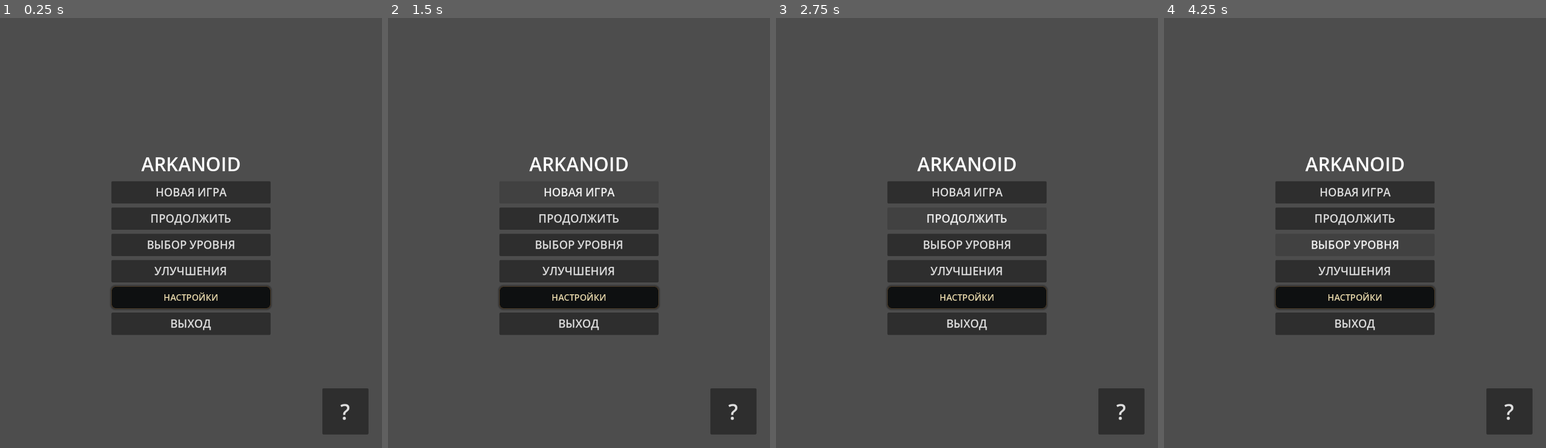
Above: before the commit, frames 1-4 (left to right).
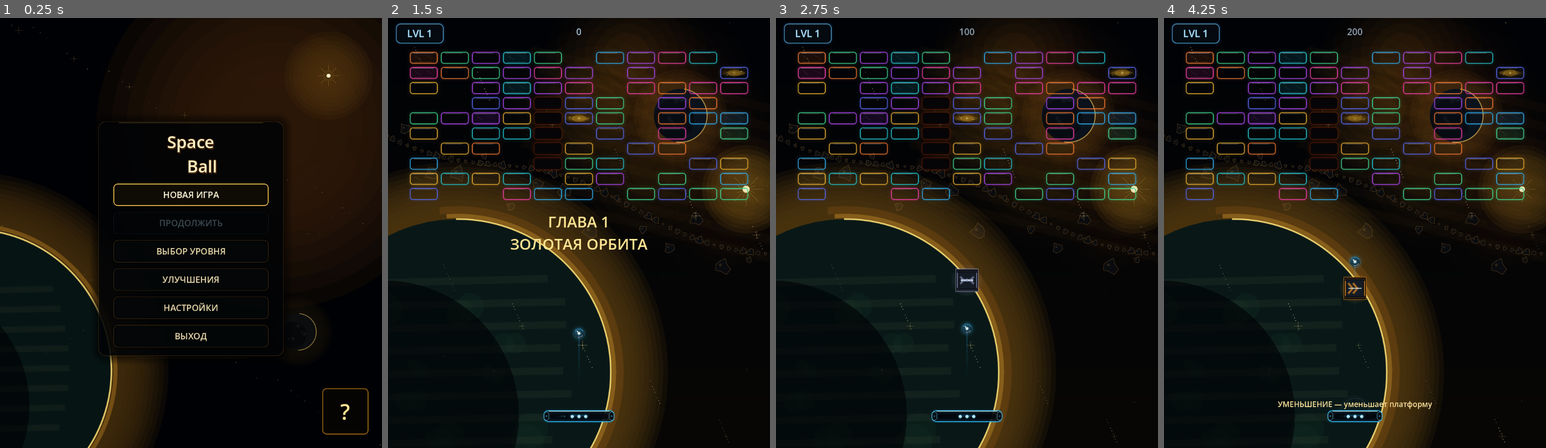
Above: after the commit, the same moments.

Repository: Ardarik421/arkanoid
Game: Godot game, scene res://scenes/main_menu.tscn
Two runs of this game, one before a commit and one after it. Both use one fixed random seed, a clock stepped at 60 frames per second and the inputs below.
Inputs (mouse positions are in pixels of both pictures, inside the frame that each line leads up to):
- Up to frame 1 (0.25 s): no input
- Up to frame 2 (1.5 s): click "НОВАЯ ИГРА" at 0.5 s; click (579, 194) at 1.25 s, where only the run before the commit has a clickable "НОВАЯ ИГРА"
- Up to frame 3 (2.75 s): click (967, 220) at 2 s, where only the run before the commit has a clickable "ПРОДОЛЖИТЬ"
- Up to frame 4 (4.25 s): tap Enter at 2.75 s; move the mouse to (1439, 211) at 2.77 s; hold D (move_right) 2.78-3.5 s; tap Space (launch_ball) at 2.85 s; click (1439, 211) at 2.92 s; click (1355, 245) at 3.5 s, where only the run before the commit has a clickable "ВЫБОР УРОВНЯ"

The runs differ from the first frame. In frame 1, 98% of the frame differs, in the area x 0-100%, y 0-100%; in frame 2, 98%; in frame 3, 98%; in frame 4, 98%.
Error before the commit: Parse Error: Cannot infer the type of "message" variable because the value doesn't have a set type. (res://scenes/main_menu.gd:204)

Commit message:
Fix confirmation dialog label typing

Diff:
--- a/scenes/main_menu.gd
+++ b/scenes/main_menu.gd
@@ -201,7 +201,7 @@
 	dialog.add_theme_color_override("font_color", Color(0.94, 0.87, 0.68, 1.0))
 	dialog.add_theme_stylebox_override("panel", _make_dialog_style())
 
-	var message := dialog.get_label()
+	var message: Label = dialog.get_label()
 	message.horizontal_alignment = HORIZONTAL_ALIGNMENT_CENTER
 	message.vertical_alignment = VERTICAL_ALIGNMENT_CENTER
 	message.add_theme_font_size_override("font_size", 22)
